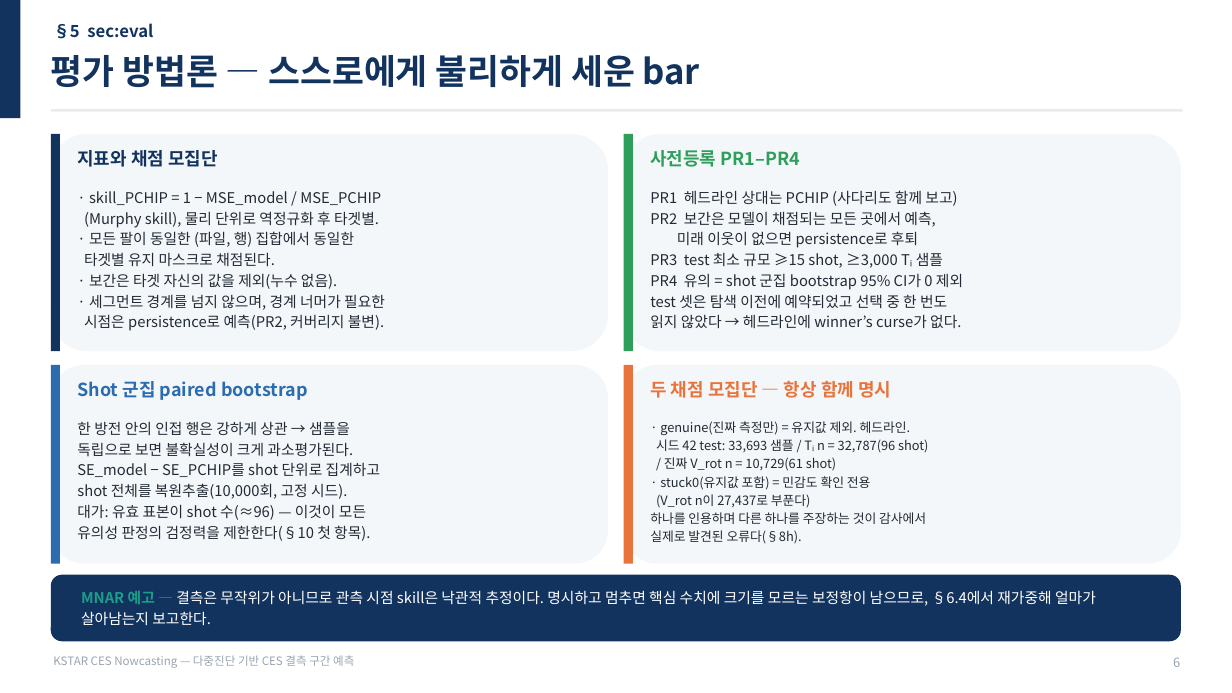
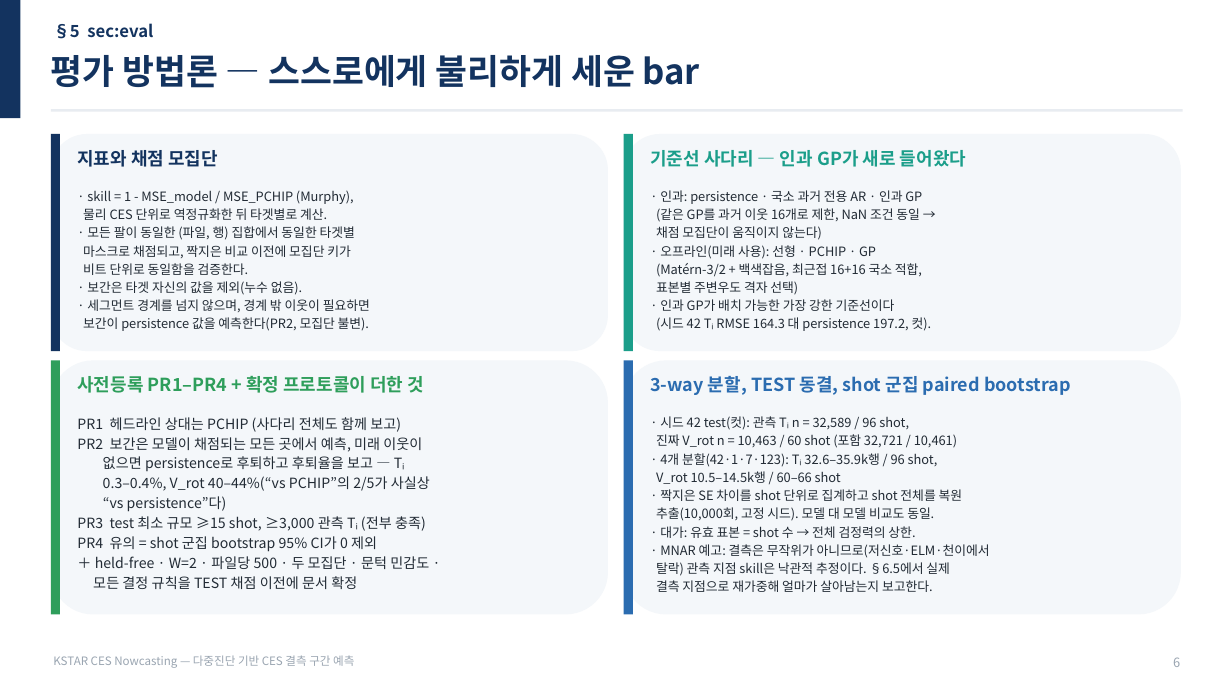
Before and after one commit to iseungsang01/ml-intern-revision, a slide deck: slide 7 of docs/presentation/KSTAR_CES_연구흐름.pptx. Drawn at 1232x693 pixels with LibreOffice and Linux fonts; fonts in the diff are those of the drawing. Boxes give left, top, right and bottom in pixels: in the first picture for what was removed or moved away, otherwise in the second. Text is boxed around its words. In the diff, an @@ line names an element or a change of style, - is before the commit and + after.

Commit message:
Rebuild all four presentation decks on the confirmed protocol (§8ab): seq_v2 main model, W=2 window control, two co-primary populations, B.1 gate, campaign-split survival, ladder+scaling, new defense Q&A; FIT/preview warnings 0; README updated

```diff
--- a/docs/presentation/KSTAR_CES_연구흐름.pptx
+++ b/docs/presentation/KSTAR_CES_연구흐름.pptx
@@ rectangle at (x1=624, y1=134, x2=633, y2=351): fill #2E9E5B to #1B9E8A @@
@@ text at (x1=650, y1=150, x2=966, y2=167): text changed; text colour #2E9E5B to #1B9E8A @@
-사전등록 PR1–PR4
+기준선 사다리 — 인과 GP가 새로 들어왔다
@@ text at (x1=83, y1=190, x2=355, y2=275): text changed; size 11.5 to 10 pt @@
-· skill_PCHIP = 1 − MSE_model / MSE_PCHIP
-(Murphy skill), 물리 단위로 역정규화 후 타겟별.
-· 모든 팔이 동일한 (파일, 행) 집합에서 동일한
-타겟별 유지 마스크로 채점된다.
+· skill = 1 - MSE_model / MSE_PCHIP (Murphy),
+물리 CES 단위로 역정규화한 뒤 타겟별로 계산.
+· 모든 팔이 동일한 (파일, 행) 집합에서 동일한 타겟별
+마스크로 채점되고, 짝지은 비교 이전에 모집단 키가
+비트 단위로 동일함을 검증한다.
@@ text at (x1=656, y1=190, x2=932, y2=331): text changed; size 11.5 to 10 pt @@
-PR1 헤드라인 상대는 PCHIP (사다리도 함께 보고)
-PR2 보간은 모델이 채점되는 모든 곳에서 예측,
-미래 이웃이 없으면 persistence로 후퇴
-PR3 test 최소 규모 ≥15 shot, ≥3,000 Tᵢ 샘플
-PR4 유의 = shot 군집 bootstrap 95% CI가 0 제외
-test 셋은 탐색 이전에 예약되었고 선택 중 한 번도
-읽지 않았다 → 헤드라인에 winner’s curse가 없다.
+· 인과: persistence · 국소 과거 전용 AR · 인과 GP
+(같은 GP를 과거 이웃 16개로 제한, NaN 조건 동일 →
+채점 모집단이 움직이지 않는다)
+· 오프라인(미래 사용): 선형 · PCHIP · GP
+(Matérn-3/2 + 백색잡음, 최근접 16+16 국소 적합,
+표본별 주변우도 격자 선택)
+· 인과 GP가 배치 가능한 가장 강한 기준선이다
+(시드 42 Tᵢ RMSE 164.3 대 persistence 197.2, 컷).
@@ text at (x1=83, y1=299, x2=370, y2=331): text changed; size 11.5 to 10 pt @@
-· 세그먼트 경계를 넘지 않으며, 경계 너머가 필요한
-시점은 persistence로 예측(PR2, 커버리지 불변).
+· 세그먼트 경계를 넘지 않으며, 경계 밖 이웃이 필요하면
+보간이 persistence 값을 예측한다(PR2, 모집단 불변).
@@ text at (x1=87, y1=281, x2=302, y2=295): size 11.5 to 10 pt in "· 보간은 타겟 자신의 값을 제외(누수 없음)." @@
@@ rounded rectangle resized from (x1=51, y1=365, x2=608, y2=564) to (x1=51, y1=360, x2=608, y2=615) @@
@@ rectangle resized from (x1=51, y1=365, x2=60, y2=564) to (x1=51, y1=360, x2=60, y2=615) @@
@@ rectangle at (x1=51, y1=360, x2=60, y2=615): fill #2B6CB0 to #2E9E5B @@
@@ text at (x1=77, y1=376, x2=425, y2=393): text changed; text colour #2B6CB0 to #2E9E5B @@
-Shot 군집 paired bootstrap
+사전등록 PR1–PR4 + 확정 프로토콜이 더한 것
@@ rounded rectangle resized from (x1=624, y1=365, x2=1181, y2=564) to (x1=624, y1=360, x2=1181, y2=615) @@
@@ rectangle resized from (x1=624, y1=365, x2=633, y2=564) to (x1=624, y1=360, x2=633, y2=615) @@
@@ rectangle at (x1=624, y1=360, x2=633, y2=615): fill #E8743B to #2B6CB0 @@
@@ text at (x1=650, y1=376, x2=1071, y2=395): text changed; text colour #E8743B to #2B6CB0 @@
-두 채점 모집단 — 항상 함께 명시
+3-way 분할, TEST 동결, shot 군집 paired bootstrap
@@ text at (x1=77, y1=417, x2=430, y2=589): text changed; size 11.5 to 11 pt @@
-한 방전 안의 인접 행은 강하게 상관 → 샘플을
-독립으로 보면 불확실성이 크게 과소평가된다.
-SE_model − SE_PCHIP를 shot 단위로 집계하고
-shot 전체를 복원추출(10,000회, 고정 시드).
-대가: 유효 표본이 shot 수(≈96) — 이것이 모든
-유의성 판정의 검정력을 제한한다(§10 첫 항목).
+PR1 헤드라인 상대는 PCHIP (사다리 전체도 함께 보고)
+PR2 보간은 모델이 채점되는 모든 곳에서 예측, 미래 이웃이
+없으면 persistence로 후퇴하고 후퇴율을 보고 — Tᵢ
+0.3–0.4%, V_rot 40–44%(“vs PCHIP”의 2/5가 사실상
+“vs persistence”다)
+PR3 test 최소 규모 ≥15 shot, ≥3,000 관측 Tᵢ (전부 충족)
+PR4 유의 = shot 군집 bootstrap 95% CI가 0 제외
+＋ held-free · W=2 · 파일당 500 · 두 모집단 · 문턱 민감도 ·
+모든 결정 규칙을 TEST 채점 이전에 문서 확정
@@ text at (x1=656, y1=416, x2=990, y2=592): text changed @@
-· genuine(진짜 측정만) = 유지값 제외. 헤드라인.
-시드 42 test: 33,693 샘플 / Tᵢ n = 32,787(96 shot)
-/ 진짜 V_rot n = 10,729(61 shot)
-· stuck0(유지값 포함) = 민감도 확인 전용
-(V_rot n이 27,437로 부푼다)
-하나를 인용하며 다른 하나를 주장하는 것이 감사에서
-실제로 발견된 오류다(§8h).
+· 시드 42 test(컷): 관측 Tᵢ n = 32,589 / 96 shot,
+진짜 V_rot n = 10,463 / 60 shot (포함 32,721 / 10,461)
+· 4개 분할(42·1·7·123): Tᵢ 32.6–35.9k행 / 96 shot,
+V_rot 10.5–14.5k행 / 60–66 shot
+· 짝지은 SE 차이를 shot 단위로 집계하고 shot 전체를 복원
+추출(10,000회, 고정 시드). 모델 대 모델 비교도 동일.
+· 대가: 유효 표본 = shot 수 → 전체 검정력의 상한.
+· MNAR 예고: 결측은 무작위가 아니므로(저신호·ELM·천이에서
+탈락) 관측 지점 skill은 낙관적 추정이다. §6.5에서 실제
+결측 지점으로 재가중해 얼마가 살아남는지 보고한다.
@@ rounded rectangle removed at (x1=51, y1=575, x2=1181, y2=641) @@
@@ text removed at (x1=81, y1=590, x2=1096, y2=625) @@
-MNAR 예고 — 결측은 무작위가 아니므로 관측 시점 skill은 낙관적 추정이다. 명시하고 멈추면 핵심 수치에 크기를 모르는 보정항이 남으므로, §6.4에서 재가중해 얼마가 살아남는지 보고한다.
```
Also in this commit, not shown: 10 other slides changed, 11 slides added, 7 slides removed, 9 other files.
